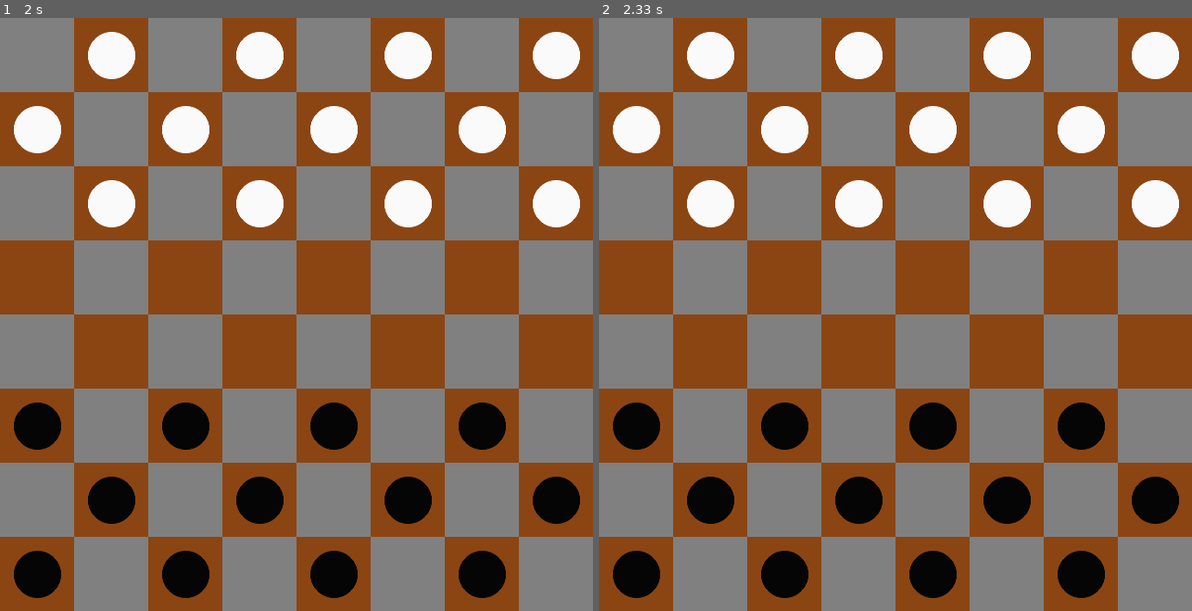
Above: before the commit, frames 1-2 (left to right).
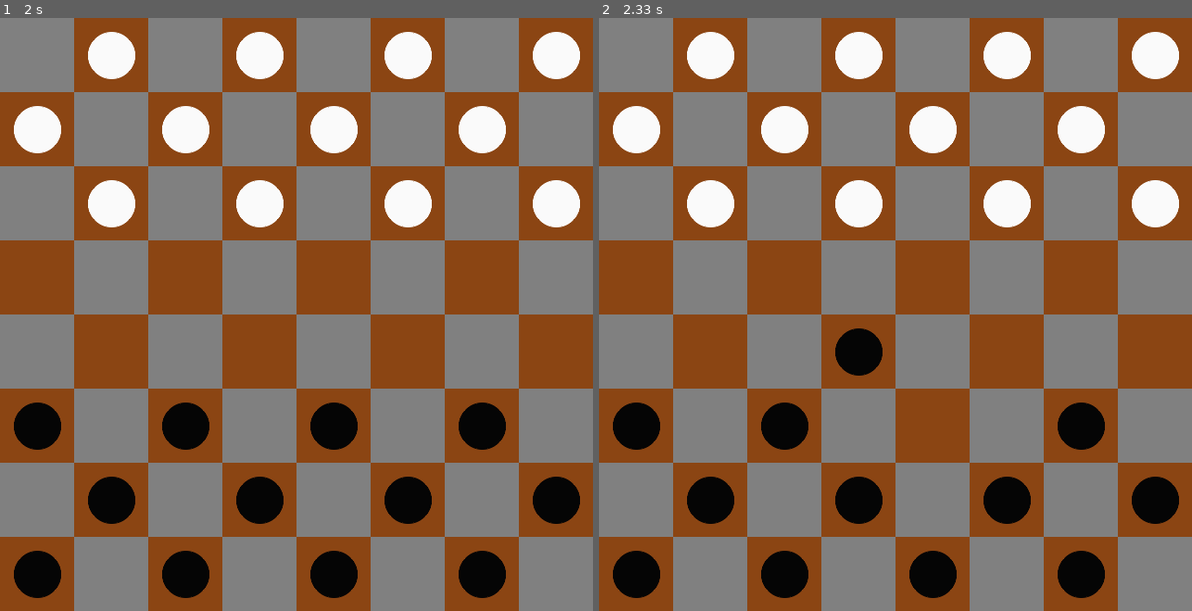
Above: after the commit, the same moments.

Repository: shykiu77/Pygame
Game: pygame game, started from Checkers/Checkers.py
The game is run twice, just before and just after one commit, with the same random seed, the same clock (stepped at 60 frames per second) and the same inputs.
Inputs (mouse positions are in pixels of both pictures, inside the frame that each line leads up to):
- Up to frame 1 (2 s): click (272, 344) at 0.38 s; click (355, 444) at 0.72 s
- Up to frame 2 (2.33 s): click (895, 385) at 2.05 s

Frame 1 is identical in both runs. In frame 2, 1.0% of the frame differs, in the area x 39-61%, y 52-73%.

Commit message:
motion implementation

Diff:
--- a/Checkers/Checkers.py
+++ b/Checkers/Checkers.py
@@ -37,6 +37,29 @@
 def getTilePos(mousexy):
     return ((int)(mousexy[0]/TILEWIDTH),(int)(mousexy[1]/TILEHEIGHT))
 
+def CheckMovement(board, moving_piece, click_location):
+    x, y = moving_piece
+    j = 1
+
+    if board[x][y] == BLACK:
+        j = -1
+
+    for i in (-1, 1):
+        if click_location == (x + i, y + j):
+            return True
+        elif board[x + i][y + j] != board[x][y] and click_location == (x + (2 * i), y + (2 * j)):
+            return True
+    return False
+
+def Move(board, moving_piece, click_location):
+    x, y = moving_piece
+    i, j = click_location
+    board[i][j] = board[x][y]
+    if board[(int)((x + i) / 2)][(int)((y + j) / 2)] != board[x][y]:
+        board[(int)((x + i) / 2)][(int)((y + j) / 2)] = None
+    board[x][y] = None
+    return board
+
 def main():
     DISPLAYSURF.fill(WHITE)
     DrawTiles(DISPLAYSURF)
@@ -66,20 +89,24 @@
                 sys.exit()
             elif event.type == MOUSEBUTTONUP:
                 click_location = getTilePos(event.pos)
-                if board[click_location[0]][click_location[1]] != None:
-                    if moving_piece == click_location:
-                        moving_piece = None
-                        moving = False
-                    else:
-                        moving_piece = click_location
-                        moving = True
-                    print('click ', click_location)
-                elif moving == True:
-                    removame = None
+                if board[click_location[0]][click_location[1]] != GREY:
+                    if board[click_location[0]][click_location[1]] != None:
+                        if moving_piece == click_location:
+                            moving_piece = None
+                            moving = False
+                        else:
+                            moving_piece = click_location
+                            moving = True
+                        print('click ', click_location)
+                    elif moving == True:
+                        if CheckMovement(board, moving_piece, click_location):
+                            board = Move(board, moving_piece, click_location)
+                            DrawTiles(DISPLAYSURF)
+                            DrawPieces(board, DISPLAYSURF)
+                        removame = None
 
         pygame.display.update()
         FPSCLOCK.tick(FPS)
-        print(moving_piece)
 
 if __name__ == '__main__':
     main()
